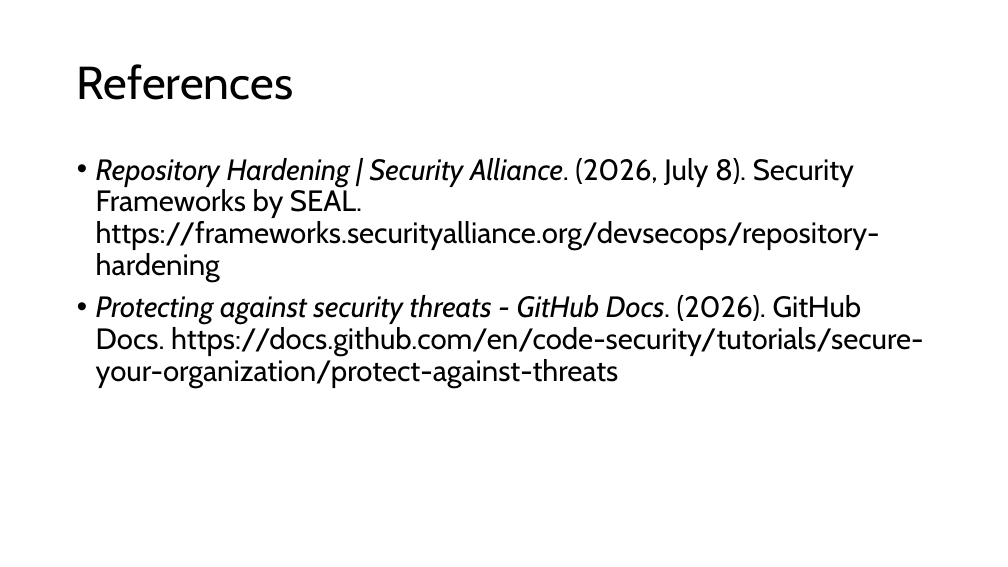
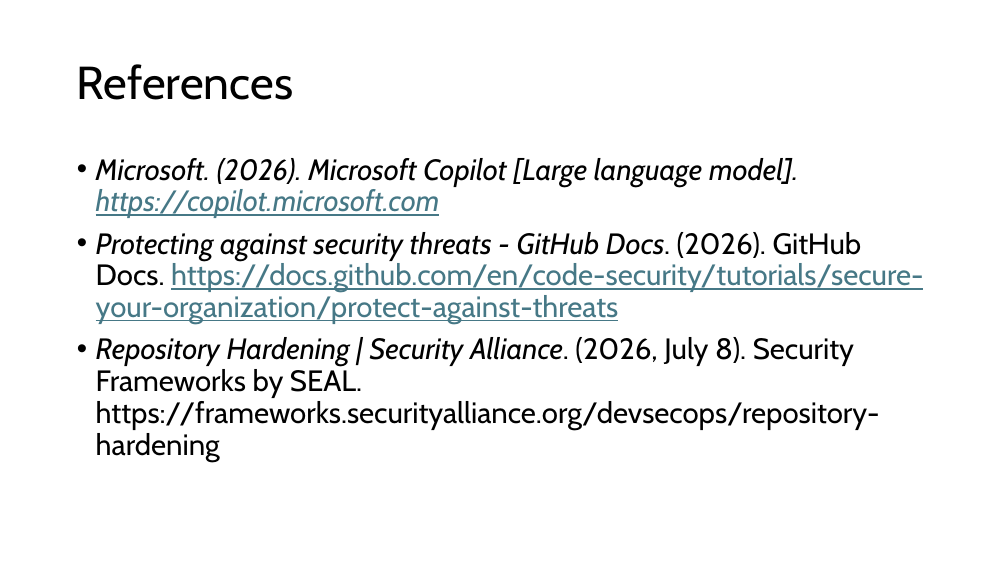
Before and after one commit to Hydroplane72/csd-380, a slide deck: slide 8 of Module 10/Rozendaal_Mod10_csd380.pptx. Drawn at 1008x567 pixels with LibreOffice and Linux fonts; fonts in the diff are those of the drawing. Boxes give left, top, right and bottom in pixels: in the first picture for what was removed or moved away, otherwise in the second. Text is boxed around its words. In the diff, an @@ line names an element or a change of style, - is before the commit and + after.

Commit message:
Update Rozendaal_Mod10_csd380.pptx with new content

```diff
--- a/Module 10/Rozendaal_Mod10_csd380.pptx
+++ b/Module 10/Rozendaal_Mod10_csd380.pptx
@@ text at (96,158,923,324): paragraphs added @@
+• Microsoft. (2026). Microsoft Copilot [Large language model]. https://copilot.microsoft.com
+• Protecting against security threats - GitHub Docs. (2026). GitHub Docs. https://docs.github.com/en/code-security/tutorials/secure-your-organization/protect-against-threats
@@ text at (96,295,923,388): paragraph removed @@
-• Protecting against security threats - GitHub Docs. (2026). GitHub Docs. https://docs.github.com/en/code-security/tutorials/secure-your-organization/protect-against-threats
```
